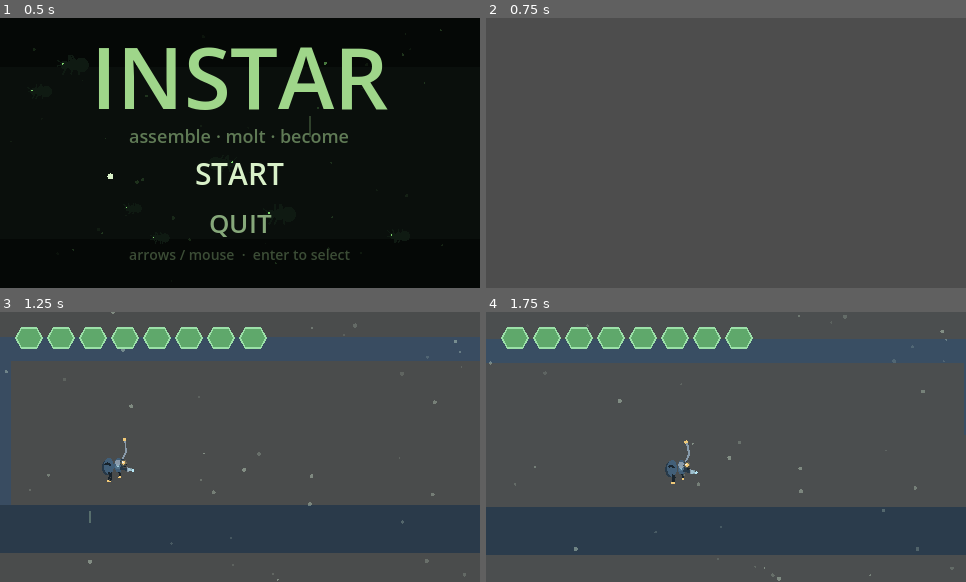
Above: before the commit, frames 1-4 (two rows, left to right).
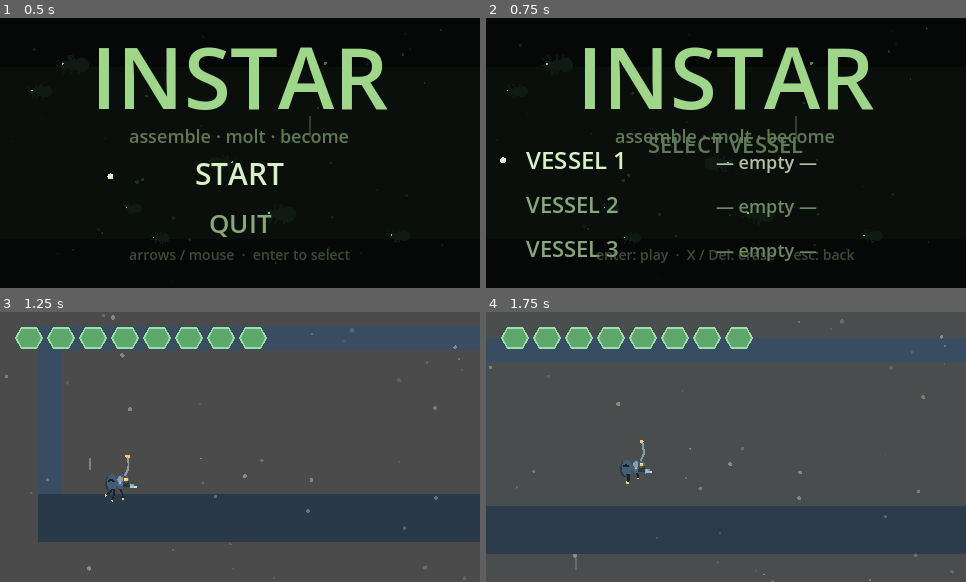
Above: after the commit, the same moments.

Repository: AdventurousArdvark/Bugvania
Game: Godot game, scene res://scenes/title.tscn
Same seed, same stepped clock (60 frames per second), same inputs: the game is played once before the commit and once after it.
Inputs (mouse positions are in pixels of both pictures, inside the frame that each line leads up to):
- Up to frame 1 (0.5 s): no input
- Up to frame 2 (0.75 s): tap Enter (pause) at 0.5 s; move the mouse to (831, 139) at 0.52 s; hold D (move_right) from 0.53 s (still down); tap Delete at 0.6 s; click (831, 139) at 0.67 s
- Up to frame 3 (1.25 s): keep holding D (move_right); tap Space (jump) at 0.77, 1.07 s; tap X at 0.8 s
- Up to frame 4 (1.75 s): keep holding D (move_right); move the mouse to (630, 460) at 1.27 s; tap X at 1.35 s; click (630, 460) at 1.42 s; tap Space (jump) at 1.52, 1.55 s

Frame 1 is identical in both runs. In frame 2, 99% of the frame differs, in the area x 0-100%, y 0-100%; in frame 3, 9.8%; in frame 4, 1.7%.

Commit message:
stable test;bugs on room change and ambient enemies

Diff:
--- a/scripts/hud.gd
+++ b/scripts/hud.gd
@@ -25,6 +25,7 @@
 var _boss_hp: int = 0
 var _boss_max: int = 1
 var _boss_show: bool = false
+var _boss_phase: int = 1
 var _font: Font
 var _draw_node: Control = null
 
@@ -84,6 +85,14 @@
 		boss.engaged.connect(_on_boss_engaged)
 	if boss.has_signal("disengaged"):
 		boss.disengaged.connect(_on_boss_disengaged)
+	if boss.has_signal("phase_changed"):
+		boss.phase_changed.connect(_on_boss_phase)
+	_boss_phase = 1
+
+func _on_boss_phase(phase: int) -> void:
+	_boss_phase = phase
+	_boss_show = true                       # the second bar appears (don't stay hidden)
+	_redraw()
 
 func _on_boss_disengaged() -> void:
 	_boss_show = false
@@ -128,11 +137,13 @@
 		var bw := vw * 0.5
 		var bx := (vw - bw) * 0.5
 		var by := c.size.y - 50.0
-		c.draw_string(_font, Vector2(0, by - 6), "VESSEL", HORIZONTAL_ALIGNMENT_CENTER, vw, 14, Color("#c8455f"))
+		var bar_col := Color("#ff7a3c") if _boss_phase >= 2 else Color("#c8455f")
+		var label := "VESSEL — ASCENDANT" if _boss_phase >= 2 else "VESSEL"
+		c.draw_string(_font, Vector2(0, by - 6), label, HORIZONTAL_ALIGNMENT_CENTER, vw, 14, bar_col)
 		c.draw_rect(Rect2(bx - 2, by, bw + 4, 16), Color("#1a0f1f"))
 		c.draw_rect(Rect2(bx, by + 2, bw, 12), Color("#2a1830"))
 		var frac := clampf(float(_boss_hp) / float(maxi(_boss_max, 1)), 0.0, 1.0)
-		c.draw_rect(Rect2(bx, by + 2, bw * frac, 12), Color("#c8455f"))
+		c.draw_rect(Rect2(bx, by + 2, bw * frac, 12), bar_col)
 
 func _plate(c: Control, pos: Vector2, size: Vector2, full: bool) -> void:
 	var w := size.x
--- a/scripts/level_one.gd
+++ b/scripts/level_one.gd
@@ -297,13 +297,20 @@
 	if room_name == _current_room:
 		return
 	var first := _current_room == ""
+	# If the player was knocked across the boundary by a hit, follow with the camera
+	# but don't treat it as a real arrival: no checkpoint move, no autosave, no boss
+	# engage/disengage. Prevents knockback from corrupting your save/checkpoint.
+	var knocked: bool = _player != null and _player.has_method("is_hurt_knockback") \
+		and _player.is_hurt_knockback()
 	_current_room = room_name
 	_visited[room_name] = true
-	_checkpoint = _entries[room_name]
 	_apply_camera_limits(_rooms[room_name])
 	get_tree().call_group("ambiance", "set_tint", _room_tint(room_name))
 	if not first:
 		get_tree().call_group("game", "room_fade")
+	if knocked:
+		return
+	_checkpoint = _entries[room_name]
 	get_tree().call_group("escape", "room_entered", room_name)
 	if room_name == "G":
 		get_tree().call_group("boss", "engage")   # wake the boss + show its bar
@@ -460,8 +467,8 @@
 	_add_enemy(Vector2(108.0 * T, -2.0 * T))           # E: beyond the double-jump gate
 	# Variety with readable tells, introduced one mechanic at a time:
 	_add_typed(Spitter.new(), Vector2(40.0 * T, -2.0 * T))   # B: learn to dodge shots
-	_add_typed(Flyer.new(),   Vector2(90.0 * T, -6.0 * T))   # D: airborne swooper
-	_add_typed(Charger.new(), Vector2(112.0 * T, -2.0 * T))  # E: read-and-sidestep
+	_add_typed(Flyer.new(),   Vector2(86.0 * T, -6.0 * T))   # D: airborne swooper (interior, not on the D/E line)
+	_add_typed(Charger.new(), Vector2(104.0 * T, -2.0 * T))  # E: read-and-sidestep (interior, not on the E/F line)
 	# A bash hook over the chasm in D, to demonstrate the verb for traversal.
 	var bp := BashPoint.new()
 	add_child(bp)
@@ -512,25 +519,47 @@
 func _add_enemy(pos: Vector2) -> void:
 	var e := Enemy.new()
 	add_child(e)
-	var room := _room_containing(pos)
-	e.global_position = _clear_of_entrances(pos, room)
-	e.room_bounds = room
+	var rn := _room_name_at(pos)
+	e.global_position = _safe_spawn(pos, rn)
+	e.room_bounds = _rooms[rn].grow(-tile) if rn != "" else Rect2()
 
 
 func _add_typed(e: Node2D, pos: Vector2) -> void:
 	add_child(e)
-	var room := _room_containing(pos)
-	e.global_position = _clear_of_entrances(pos, room)
-	e.set("room_bounds", room)
-
-
-# Doorways sit at the room edges, so hold spawns a few tiles in from both sides
-# (and above the floor) so the player never walks straight into an enemy.
-func _clear_of_entrances(pos: Vector2, room: Rect2) -> Vector2:
-	if room.size == Vector2.ZERO:
+	var rn := _room_name_at(pos)
+	e.global_position = _safe_spawn(pos, rn)
+	e.set("room_bounds", _rooms[rn].grow(-tile) if rn != "" else Rect2())
+
+
+# The room a point belongs to, chosen by the deepest interior margin so a point
+# sitting exactly on a shared boundary resolves to the room it's actually inside
+# (not the neighbor). This was the cause of enemies landing by the wrong doorway.
+func _room_name_at(pos: Vector2) -> String:
+	var best := ""
+	var best_margin := -INF
+	for name in _rooms:
+		var r: Rect2 = _rooms[name]
+		var mx := minf(pos.x - r.position.x, r.position.x + r.size.x - pos.x)
+		var my := minf(pos.y - r.position.y, r.position.y + r.size.y - pos.y)
+		var m := minf(mx, my)
+		if m > best_margin:
+			best_margin = m
+			best = name
+	return best
+
+
+# Keep a spawn clear of the room's walls AND its entry point so the player never
+# walks straight into an enemy on a room transition.
+func _safe_spawn(pos: Vector2, room_name: String) -> Vector2:
+	if room_name == "" or not _rooms.has(room_name):
 		return pos
-	var m := 3.0 * tile
-	pos.x = clampf(pos.x, room.position.x + m, room.position.x + room.size.x - m)
+	var r: Rect2 = _rooms[room_name]
+	var m := 4.0 * tile
+	pos.x = clampf(pos.x, r.position.x + m, r.position.x + r.size.x - m)
+	var entry: Vector2 = _entries.get(room_name, pos)
+	if absf(pos.x - entry.x) < 4.0 * tile:
+		pos.x = entry.x + (4.0 * tile if pos.x >= entry.x else -4.0 * tile)
+		pos.x = clampf(pos.x, r.position.x + m, r.position.x + r.size.x - m)
 	return pos
 
 
--- a/scripts/player.gd
+++ b/scripts/player.gd
@@ -128,7 +128,11 @@
 var _f_down: bool = false
 var _grip_held: bool = false
 var _external_vel: Vector2 = Vector2.ZERO
+var _hit_recent: float = 0.0
 @export var external_decay: float = 900.0   # how fast a current's push fades on exit
+
+func is_hurt_knockback() -> bool:
+	return _hit_recent > 0.0
 var health: int = 0:
 	set(value):
 		health = value
@@ -208,6 +212,8 @@
 
 
 func _update_timers(delta: float) -> void:
+	if _hit_recent > 0.0:
+		_hit_recent -= delta
 	if _jump_buffer > 0.0:
 		_jump_buffer -= delta
 	if _dash_cd > 0.0:
@@ -446,6 +452,7 @@
 	_iframes = 1.0
 	_flash_t = 0.12
 	_hit_lock = 0.16
+	_hit_recent = 0.5                # room transitions during this window don't checkpoint
 	if from_pos != null:
 		var dir := signf((global_position - from_pos).x)
 		if dir == 0.0:
--- a/scripts/save_system.gd
+++ b/scripts/save_system.gd
@@ -1,31 +1,56 @@
 extends RefCounted
 class_name SaveSystem
-## Run-progress persistence. The level decides WHAT to save (abilities, missiles,
-## visited rooms, checkpoint, milestones); this just reads/writes the JSON. A new
-## game is "clear() then reload".
+## Run-progress persistence with 3 profile slots. The level decides WHAT to save;
+## this reads/writes the JSON for the ACTIVE slot. The title screen sets the active
+## slot and can query each slot's summary for the profile menu. New game on a slot
+## is "clear(slot) then start".
 
-const PATH := "user://instar_save.json"
+const SLOTS := 3
+static var active_slot: int = 0
 
-static func has_save() -> bool:
-	return FileAccess.file_exists(PATH)
+static func _path(slot: int = -1) -> String:
+	var s := active_slot if slot < 0 else slot
+	return "user://instar_save_%d.json" % s
+
+static func set_slot(i: int) -> void:
+	active_slot = clampi(i, 0, SLOTS - 1)
+
+static func has_save(slot: int = -1) -> bool:
+	return FileAccess.file_exists(_path(slot))
 
 static func save(data: Dictionary) -> void:
-	var f := FileAccess.open(PATH, FileAccess.WRITE)
+	var f := FileAccess.open(_path(), FileAccess.WRITE)
 	if f == null:
 		return
 	f.store_string(JSON.stringify(data))
 	f.close()
 
-static func load_data() -> Dictionary:
-	if not has_save():
+static func load_data(slot: int = -1) -> Dictionary:
+	if not has_save(slot):
 		return {}
-	var f := FileAccess.open(PATH, FileAccess.READ)
+	var f := FileAccess.open(_path(slot), FileAccess.READ)
 	if f == null:
 		return {}
 	var data: Variant = JSON.parse_string(f.get_as_text())
 	f.close()
 	return data if typeof(data) == TYPE_DICTIONARY else {}
 
-static func clear() -> void:
-	if has_save():
-		DirAccess.remove_absolute(PATH)
+static func clear(slot: int = -1) -> void:
+	if has_save(slot):
+		DirAccess.remove_absolute(_path(slot))
+
+# A one-line description of a slot for the profile menu.
+static func summary(slot: int) -> String:
+	if not has_save(slot):
+		return "— empty —"
+	var d := load_data(slot)
+	if d.is_empty():
+		return "— empty —"
+	var grafts := 0
+	var ab: Variant = d.get("abilities", {})
+	if ab is Dictionary:
+		for k in ab:
+			if bool(ab[k]):
+				grafts += 1
+	var room := str(d.get("current_room", "?"))
+	return "%d grafts  ·  area %s" % [grafts, room]
--- a/scripts/title.gd
+++ b/scripts/title.gd
@@ -29,6 +29,9 @@
 var _selected: int = 0
 var _items := ["START", "QUIT"]
 var _item_rects: Array = []
+var _mode: int = 0                 # 0 = main menu, 1 = profile select
+var _psel: int = 0                 # 0..2 profiles, 3 = back
+var _prects: Array = []
 var _bugs: Array = []
 var _motes: Array = []
 var _eyes: Array = []
@@ -150,22 +153,45 @@
 
 	draw_string(_font, Vector2(0, ty + 34), subtitle_text, HORIZONTAL_ALIGNMENT_CENTER, sz.x, 18, SUB_COL)
 
-	# Menu.
-	_item_rects.clear()
-	var my := sz.y * 0.62
-	for i in _items.size():
-		var s : String = _items[i]
-		var col := MENU_SEL if i == _selected else MENU_COL
-		var fs := 30 if i == _selected else 26
-		var y := my + i * 48.0
-		draw_string(_font, Vector2(0, y), s, HORIZONTAL_ALIGNMENT_CENTER, sz.x, fs, col)
-		_item_rects.append(Rect2(sz.x * 0.5 - 120, y - 28, 240, 40))
-		if i == _selected:
-			# a small crawling marker beside the selected item
-			var mx := sz.x * 0.5 - 130 + sin(_t * 6.0) * 3.0
-			draw_circle(Vector2(mx, y - 9), 3.0, MENU_SEL)
-
-	draw_string(_font, Vector2(0, sz.y - 28), "arrows / mouse  ·  enter to select", HORIZONTAL_ALIGNMENT_CENTER, sz.x, 14, Color(SUB_COL.r, SUB_COL.g, SUB_COL.b, 0.6))
+	# Menu / profile select.
+	if _mode == 0:
+		_item_rects.clear()
+		var my := sz.y * 0.62
+		for i in _items.size():
+			var s : String = _items[i]
+			var col := MENU_SEL if i == _selected else MENU_COL
+			var fs := 30 if i == _selected else 26
+			var y := my + i * 48.0
+			draw_string(_font, Vector2(0, y), s, HORIZONTAL_ALIGNMENT_CENTER, sz.x, fs, col)
+			_item_rects.append(Rect2(sz.x * 0.5 - 120, y - 28, 240, 40))
+			if i == _selected:
+				var mx := sz.x * 0.5 - 130 + sin(_t * 6.0) * 3.0
+				draw_circle(Vector2(mx, y - 9), 3.0, MENU_SEL)
+		draw_string(_font, Vector2(0, sz.y - 28), "arrows / mouse  ·  enter to select", HORIZONTAL_ALIGNMENT_CENTER, sz.x, 14, Color(SUB_COL.r, SUB_COL.g, SUB_COL.b, 0.6))
+	else:
+		_draw_profiles(sz)
+
+func _draw_profiles(sz: Vector2) -> void:
+	draw_string(_font, Vector2(0, sz.y * 0.5), "SELECT VESSEL", HORIZONTAL_ALIGNMENT_CENTER, sz.x, 22, SUB_COL)
+	_prects.clear()
+	var my := sz.y * 0.56
+	for i in 3:
+		var sel := i == _psel
+		var col := MENU_SEL if sel else MENU_COL
+		var y := my + i * 44.0
+		var name := "VESSEL %d" % (i + 1)
+		var sub : String = SaveSystem.summary(i)
+		draw_string(_font, Vector2(sz.x * 0.5 - 200, y), name, HORIZONTAL_ALIGNMENT_LEFT, 200, 24 if sel else 22, col)
+		draw_string(_font, Vector2(sz.x * 0.5 - 10, y), sub, HORIZONTAL_ALIGNMENT_LEFT, 260, 18, Color(col.r, col.g, col.b, 0.8))
+		_prects.append(Rect2(sz.x * 0.5 - 210, y - 26, 470, 38))
+		if sel:
+			draw_circle(Vector2(sz.x * 0.5 - 220 + sin(_t * 6.0) * 3.0, y - 9), 3.0, MENU_SEL)
+	# BACK row
+	var by := my + 3 * 44.0 + 14.0
+	var bcol := MENU_SEL if _psel == 3 else MENU_COL
+	draw_string(_font, Vector2(0, by), "BACK", HORIZONTAL_ALIGNMENT_CENTER, sz.x, 24 if _psel == 3 else 22, bcol)
+	_prects.append(Rect2(sz.x * 0.5 - 80, by - 26, 160, 38))
+	draw_string(_font, Vector2(0, sz.y - 28), "enter: play  ·  X / Del: erase  ·  esc: back", HORIZONTAL_ALIGNMENT_CENTER, sz.x, 14, Color(SUB_COL.r, SUB_COL.g, SUB_COL.b, 0.6))
 
 func _draw_bug(pos: Vector2, s: float, ph: float, dir: int) -> void:
 	var fwd := Vector2(dir, 0)
@@ -192,6 +218,9 @@
 func _input(event: InputEvent) -> void:
 	if _starting:
 		return
+	if _mode == 1:
+		_input_profiles(event)
+		return
 	if event.is_action_pressed("ui_down"):
 		_move_sel(1)
 	elif event.is_action_pressed("ui_up"):
@@ -206,21 +235,61 @@
 				_selected = i
 				_activate()
 
+func _input_profiles(event: InputEvent) -> void:
+	if event.is_action_pressed("ui_down"):
+		_psel = (_psel + 1) % 4
+		_play_blip(660.0)
+	elif event.is_action_pressed("ui_up"):
+		_psel = (_psel + 3) % 4
+		_play_blip(660.0)
+	elif event.is_action_pressed("ui_accept"):
+		_activate()
+	elif event.is_action_pressed("ui_cancel"):
+		_mode = 0
+		_play_blip(440.0)
+	elif event is InputEventKey and event.pressed and not event.echo \
+			and (event.keycode == KEY_DELETE or event.keycode == KEY_X):
+		if _psel < 3:
+			SaveSystem.clear(_psel)        # erase that vessel
+			_play_blip(280.0)
+	elif event is InputEventMouseButton and event.pressed and event.button_index == MOUSE_BUTTON_LEFT:
+		for i in _prects.size():
+			if _prects[i].has_point(event.position):
+				_psel = i
+				_activate()
+
 func _move_sel(d: int) -> void:
 	_selected = (_selected + d + _items.size()) % _items.size()
 	_play_blip(660.0)
 
 func _update_mouse_selection() -> void:
 	var mp := get_global_mouse_position()
+	if _mode == 1:
+		for i in _prects.size():
+			if _prects[i].has_point(mp) and _psel != i:
+				_psel = i
+				_play_blip(660.0)
+		return
 	for i in _item_rects.size():
 		if _item_rects[i].has_point(mp) and _selected != i:
 			_selected = i
 			_play_blip(660.0)
 
 func _activate() -> void:
-	if _items[_selected] == "QUIT":
-		get_tree().quit()
-		return
+	if _mode == 0:
+		if _items[_selected] == "QUIT":
+			get_tree().quit()
+		else:
+			_mode = 1                       # START -> choose a vessel
+			_psel = 0
+			_play_blip(880.0)
+		return
+	# Profile select.
+	if _psel == 3:
+		_mode = 0
+		_play_blip(440.0)
+		return
+	SaveSystem.set_slot(_psel)
 	_start_game()
 
 func _start_game() -> void:
Binary file added: scripts/title_profiles_preview.png
Not shown, added: scripts/title_profiles_preview.png.import
